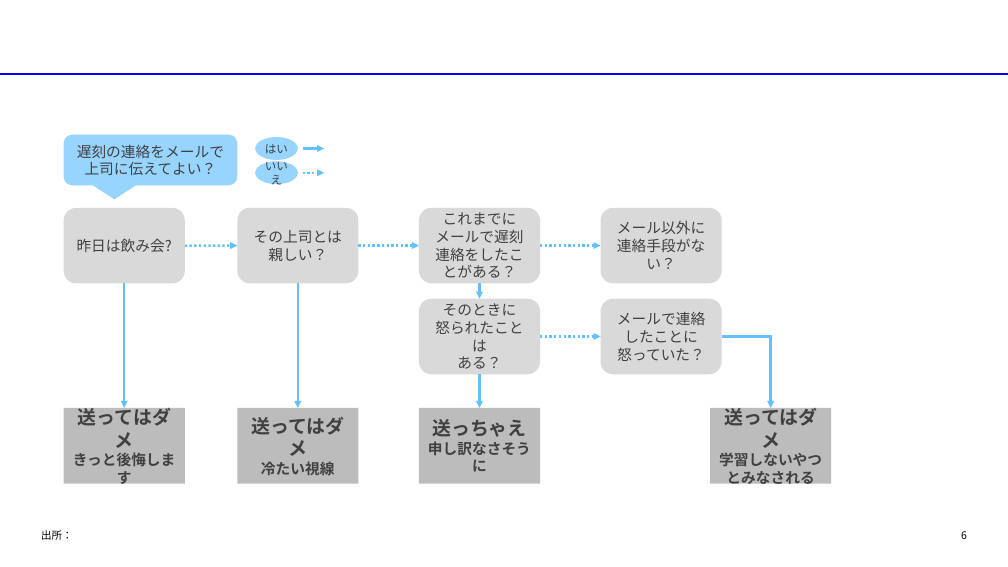
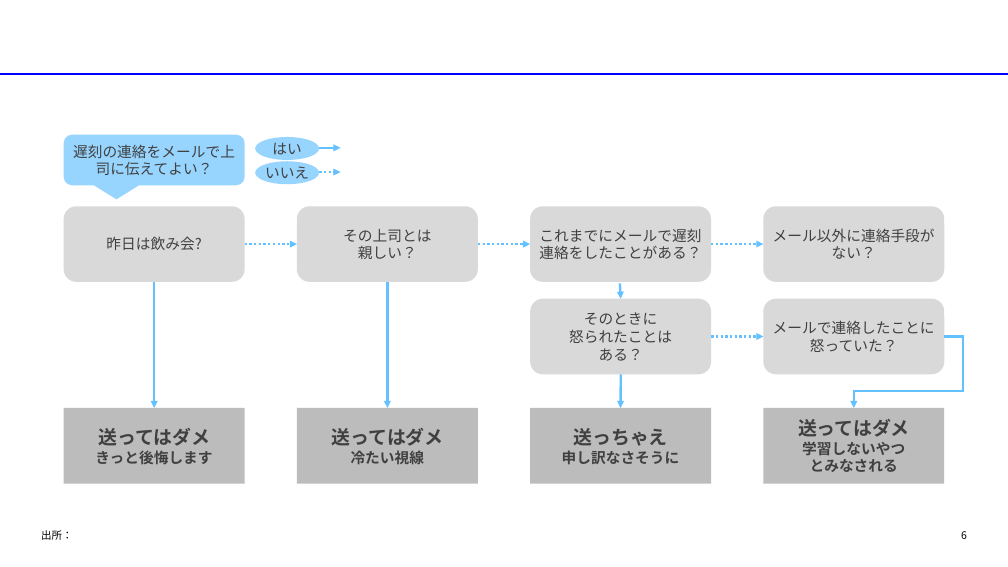
Before and after one commit to yuzucha16/dotfiles, a slide deck: slide 6 of office/Blank.potx. Drawn at 1008x567 pixels with LibreOffice and Linux fonts; fonts in the diff are those of the drawing. Boxes give left, top, right and bottom in pixels: in the first picture for what was removed or moved away, otherwise in the second. Text is boxed around its words. In the diff, an @@ line names an element or a change of style, - is before the commit and + after.

```diff
--- a/office/Blank.potx
+++ b/office/Blank.potx
@@ rounded speech box "遅刻の連絡をメールで上司に伝えてよい？": place and size @@
-rounded speech box "遅刻の連絡をメールで上司に伝えてよい？" at [64, 135, 237, 185]
+rounded speech box "遅刻の連絡をメールで上司に伝えてよい？" at [64, 135, 244, 185]
@@ ellipse "はい": place and size @@
-ellipse "はい" at [256, 137, 298, 160]
+ellipse "はい" at [256, 137, 320, 160]
@@ ellipse "はい" at [256, 137, 320, 160]: size 11 to 14 pt, font Arial to Noto Sans CJK JP @@
@@ arrow moved from (302, 148) - (324, 148) to (319, 148) - (340, 148) @@
@@ ellipse "いいえ" at [256, 161, 320, 184]: size 11 to 14 pt, font Arial to Noto Sans CJK JP @@
@@ ellipse "いいえ": place and size @@
-ellipse "いいえ" at [256, 161, 298, 184]
+ellipse "いいえ" at [256, 161, 320, 184]
@@ arrow moved from (302, 173) - (324, 173) to (319, 172) - (340, 172) @@
@@ rounded rectangle "昨日は飲み会?": place and size @@
-rounded rectangle "昨日は飲み会?" at [64, 208, 185, 284]
+rounded rectangle "昨日は飲み会?" at [64, 206, 244, 282]
@@ rounded rectangle "その上司とは": place and size @@
-rounded rectangle "その上司とは" at [237, 208, 358, 284]
+rounded rectangle "その上司とは" at [297, 206, 478, 282]
@@ rounded rectangle "これまでにメールで遅刻連絡をしたことがある？": place and size @@
-rounded rectangle "これまでにメールで遅刻連絡をしたことがある？" at [419, 208, 540, 284]
+rounded rectangle "これまでにメールで遅刻連絡をしたことがある？" at [530, 206, 711, 282]
@@ rounded rectangle "メール以外に連絡手段がない？": place and size @@
-rounded rectangle "メール以外に連絡手段がない？" at [600, 208, 721, 284]
+rounded rectangle "メール以外に連絡手段がない？" at [764, 206, 944, 282]
@@ arrow moved from (185, 246) - (237, 246) to (245, 244) - (297, 244) @@
@@ arrow moved from (358, 246) - (419, 246) to (478, 244) - (530, 244) @@
@@ arrow moved from (540, 246) - (600, 246) to (712, 244) - (764, 244) @@
@@ arrow moved from (124, 284) - (124, 408) to (154, 282) - (154, 408) @@
@@ arrow moved from (298, 284) - (298, 408) to (387, 282) - (387, 408) @@
@@ rounded rectangle "そのときに": place and size @@
-rounded rectangle "そのときに" at [419, 299, 540, 374]
+rounded rectangle "そのときに" at [530, 299, 711, 374]
@@ arrow moved from (479, 284) - (479, 299) to (620, 284) - (621, 299) @@
@@ rounded rectangle "メールで連絡したことに怒っていた？": place and size @@
-rounded rectangle "メールで連絡したことに怒っていた？" at [600, 299, 721, 374]
+rounded rectangle "メールで連絡したことに怒っていた？" at [764, 299, 944, 374]
@@ arrow moved from (540, 337) - (600, 337) to (712, 337) - (764, 337) @@
@@ elbow arrow moved from (722, 337) - (771, 408) to (944, 337) - (854, 408) @@
@@ arrow moved from (479, 374) - (479, 408) to (621, 374) - (621, 408) @@
@@ rectangle "送ってはダメ": place and size @@
-rectangle "送ってはダメ" at [64, 408, 185, 484]
+rectangle "送ってはダメ" at [64, 408, 244, 484]
@@ rectangle "送ってはダメ": place and size @@
-rectangle "送ってはダメ" at [237, 408, 358, 484]
+rectangle "送ってはダメ" at [297, 408, 478, 484]
@@ font Arial to Noto Sans CJK JP in 4 elements at [64, 135, 244, 185], [64, 408, 244, 484], [297, 408, 478, 484], [530, 408, 711, 484] @@
@@ rectangle "送っちゃえ": place and size @@
-rectangle "送っちゃえ" at [419, 408, 540, 484]
+rectangle "送っちゃえ" at [530, 408, 711, 484]
@@ rectangle "送ってはダメ": place and size @@
-rectangle "送ってはダメ" at [710, 408, 831, 484]
+rectangle "送ってはダメ" at [764, 408, 944, 484]
@@ text in rectangle at [798, 419, 910, 437]: font Arial to Noto Sans CJK JP in "送ってはダメ" @@
@@ text in rectangle at [802, 442, 905, 472]: text changed; font Arial to Noto Sans CJK JP @@
-学習しないやつとみなされる
+学習しないやつ
+とみなされる
```
Also in this commit, not shown: 2 other slides changed.
